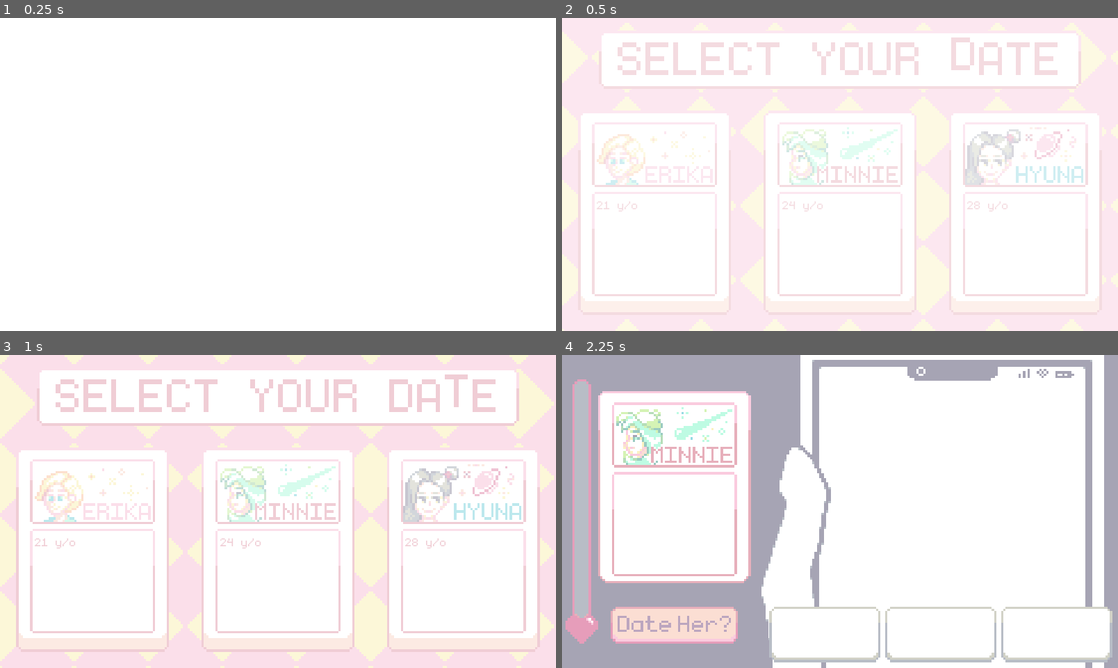
Above: before the commit, frames 1-4 (two rows, left to right).
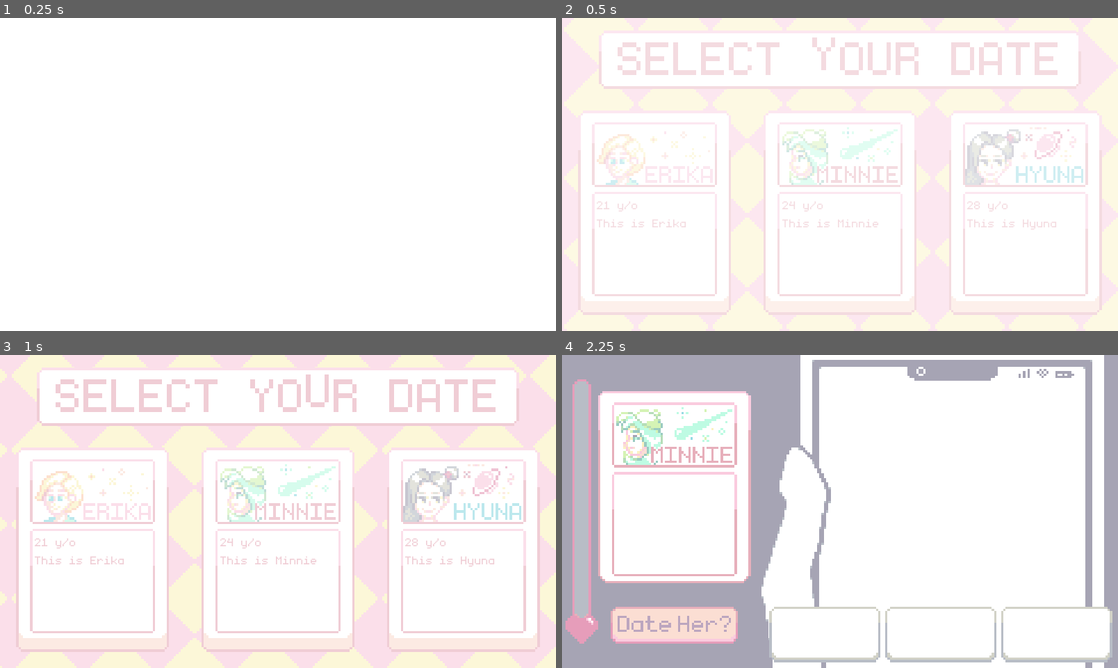
Above: after the commit, the same moments.

Repository: MaiGamesDev/PixelMate
Game: Godot game, scene res://Source/Main/LevelSelect.tscn
The game is run twice, just before and just after one commit, with the same random seed, the same clock (stepped at 60 frames per second) and the same inputs. This scene is started directly instead of the project's main scene.
Inputs (mouse positions are in pixels of both pictures, inside the frame that each line leads up to):
- Up to frame 1 (0.25 s): no input
- Up to frame 2 (0.5 s): no input
- Up to frame 3 (1 s): click "21 y/o" (after the commit: "21 y/o This is Erika") at 0.5 s
- Up to frame 4 (2.25 s): click "24 y/o" (after the commit: "24 y/o This is Minnie") at 1.25 s; click (673, 624) at 2 s

Frame 1 is identical in both runs. In frame 2, 0.6% of the frame differs, in the area x 6-89%, y 6-68%; in frame 3, 0.6%; in frame 4, nothing differs.

Commit message:
create node to store girl's data

Diff:
--- a/PM/Source/Main/GameManager.gd
+++ b/PM/Source/Main/GameManager.gd
@@ -34,8 +34,11 @@
 var selected_girl = Girl.ERIKA
 var rng = RandomNumberGenerator.new()
 
+var girls
+
 func _ready() -> void:
 	rng.randomize()
+	girls = get_children()
 
 func get_dialogue_start() -> String:
 	match selected_girl:
@@ -76,3 +79,9 @@
 
 func get_girl_move() -> int:
 	return rng.randi_range(0, GIRL_MOVE.size() - 1)
+
+func get_age(girl) -> int:
+	return girls[girl].age
+
+func get_description(girl) -> int:
+	return girls[girl].short_description
--- a/PM/Source/Main/GameManager.tscn
+++ b/PM/Source/Main/GameManager.tscn
@@ -10,6 +10,7 @@
 [ext_resource path="res://Art/Lucky/Battle Scene Assets/Erika_Sprites.png" type="Texture" id=8]
 [ext_resource path="res://Art/Lucky/Battle Scene Assets/Hyuna_Sprites.png" type="Texture" id=9]
 [ext_resource path="res://Art/Lucky/Battle Scene Assets/Minnie_Sprites.png" type="Texture" id=10]
+[ext_resource path="res://Source/Main/Girl.gd" type="Script" id=11]
 
 [node name="Node" type="Node"]
 script = ExtResource( 1 )
@@ -18,3 +19,18 @@
 girl_sprites = [ ExtResource( 8 ), ExtResource( 10 ), ExtResource( 9 ) ]
 effective_moves = [ 1, 0, 2 ]
 not_effective_moves = [ 0, 2, 1 ]
+
+[node name="Erika" type="Node" parent="."]
+script = ExtResource( 11 )
+age = 21
+short_description = "This is Erika"
+
+[node name="Minnie" type="Node" parent="."]
+script = ExtResource( 11 )
+age = 24
+short_description = "This is Minnie"
+
+[node name="Hyuna" type="Node" parent="."]
+script = ExtResource( 11 )
+age = 28
+short_description = "This is Hyuna"
--- /dev/null
+++ b/PM/Source/Main/Girl.gd
@@ -0,0 +1,4 @@
+extends Node
+
+export(int, 100) var age
+export(String, MULTILINE) var short_description
--- a/PM/Source/Main/LevelSelect.gd
+++ b/PM/Source/Main/LevelSelect.gd
@@ -1,4 +1,17 @@
 extends Node
+
+var girl_labels = Array()
+
+func _ready() -> void:
+	girl_labels.append($VBoxContainer/Button/Erika/Label)
+	girl_labels.append($VBoxContainer/Button/Minnie/Label)
+	girl_labels.append($VBoxContainer/Button/Hyuna/Label)
+
+	for girl in girl_labels.size():
+		var text = String(GameManager.get_age(girl)) + " y/o\n"
+		text += String(GameManager.get_description(girl))
+
+		girl_labels[girl].text = text
 
 func next_scene():
 	get_tree().change_scene("res://Source/Chat/ChatRoom.tscn")
--- a/PM/Source/Main/LevelSelect.tscn
+++ b/PM/Source/Main/LevelSelect.tscn
@@ -252,13 +252,14 @@
 
 [node name="BackGround" type="AnimatedSprite" parent="."]
 frames = SubResource( 17 )
+frame = 10
 playing = true
 centered = false
 
 [node name="SelectTitle" type="AnimatedSprite" parent="."]
 position = Vector2( 240, 36 )
 frames = SubResource( 39 )
-frame = 15
+frame = 11
 playing = true
 
 [node name="AnimationPlayer" type="AnimationPlayer" parent="."]
@@ -318,7 +319,7 @@
 margin_bottom = 156.0
 custom_colors/font_color = Color( 0.796078, 0.301961, 0.407843, 1 )
 custom_fonts/font = SubResource( 42 )
-text = "21 y/o"
+autowrap = true
 __meta__ = {
 "_edit_use_anchors_": false
 }
@@ -358,7 +359,7 @@
 margin_bottom = 156.0
 custom_colors/font_color = Color( 0.796078, 0.301961, 0.407843, 1 )
 custom_fonts/font = SubResource( 42 )
-text = "24 y/o"
+autowrap = true
 __meta__ = {
 "_edit_use_anchors_": false
 }
@@ -398,7 +399,7 @@
 margin_bottom = 156.0
 custom_colors/font_color = Color( 0.796078, 0.301961, 0.407843, 1 )
 custom_fonts/font = SubResource( 42 )
-text = "28 y/o"
+autowrap = true
 __meta__ = {
 "_edit_use_anchors_": false
 }
@@ -410,6 +411,7 @@
 rect_min_size = Vector2( 0, 10 )
 
 [node name="FadeInEffect" type="ColorRect" parent="."]
+visible = false
 margin_right = 480.0
 margin_bottom = 270.0
 mouse_filter = 2
--- a/PM/Source/Main/MainMenu.tscn
+++ b/PM/Source/Main/MainMenu.tscn
@@ -122,7 +122,7 @@
 [node name="ClickText" type="AnimatedSprite" parent="."]
 position = Vector2( 240, 228 )
 frames = SubResource( 5 )
-frame = 3
+frame = 1
 playing = true
 
 [node name="Start" type="TextureButton" parent="."]
Not shown: 1 places in PM/Source/Main/GameManager.tscn that only renumber resources
